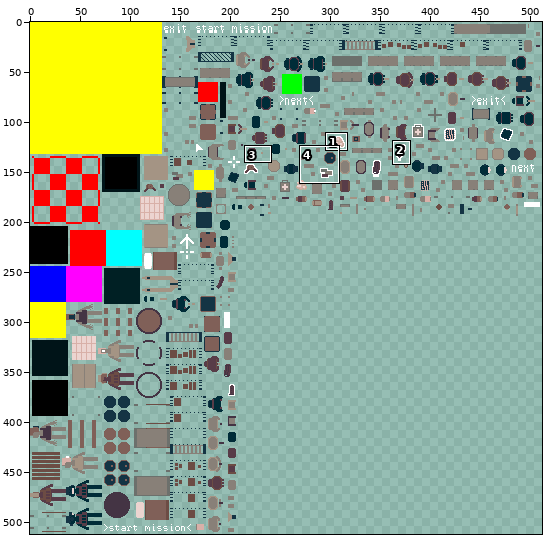
Sprite sheet: game-design-final/html5game/GameDesign_prototype_texture_0.png. Above: a wide view before the commit, with the close-up outlined.
Close-up. Old version:
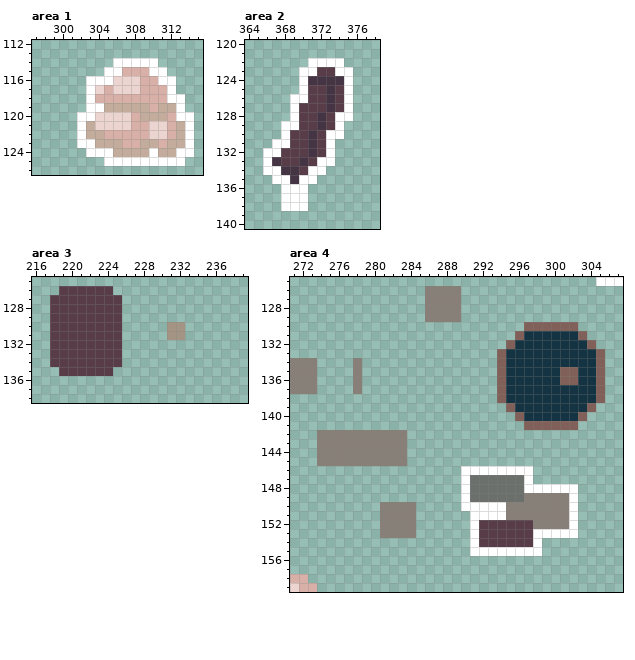
The file is 512x512 pixels. Colours within 5 levels of each other are drawn and written as one. Shown: area 1: x 297..315, y 112..126; area 2: x 364..378, y 120..140; area 3: x 216..239, y 125..138; area 4: x 271..307, y 125..159. The commit also changed other parts of the picture, which this record leaves out.
And afterwards:
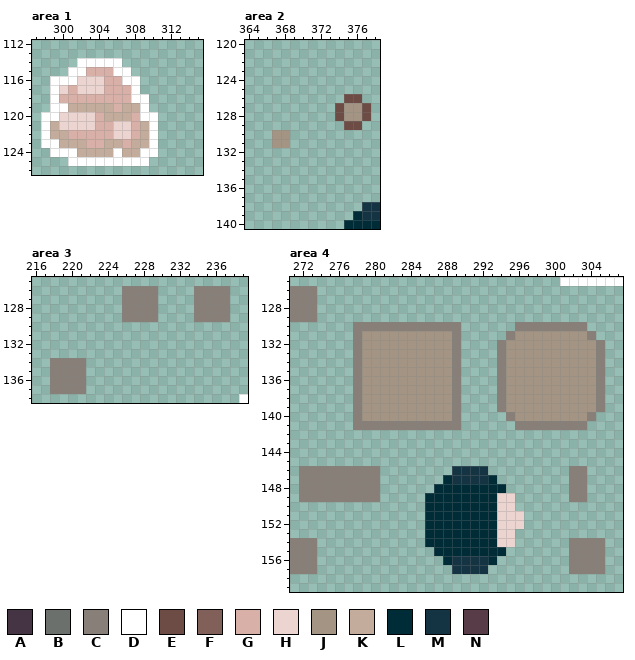
Palette (. is transparent): A #443444  B #6c706c  C #888078  D #ffffff  E #6c4c44  F #806058  G #d8b0a8  H #ecd4d0  J #a49484  K #c4ac9c  L #002c38  M #143444  N #583c48
What changed:
--- area 1
@@ x 297..315 @@
 113 ...................
-114 .........DDDDD.....
-115 ........DDGGGDD....
-116 ......DDDHHHGGDD...
-117 ......DHGHHHGGGD...
-118 ......DGGGGGGGGDD..
-119 ......DDKKKKKGKKD..
-120 .....DDHHHHGKKKGDD.
-121 .....DKHHHHGGHHGKD.
-122 .....DKKGGGGGHHGKD.
-123 .....DDKKKGGKKGKKD.
-124 ......DDDKKKKDKKDD.
-125 ........DDDDDDDDD..
+114 .....DDDDD.........
+115 ....DDGGGDD........
+116 ..DDDHHHGGDD.......
+117 ..DHGHHHGGGD.......
+118 ..DGGGGGGGGDD......
+119 ..DDKKKKKGKKD......
+120 .DDHHHHGKKKGDD.....
+121 .DKHHHHGGHHGKD.....
+122 .DKKGGGGGHHGKD.....
+123 .DDKKKGGKKGKKD.....
+124 ..DDDKKKKDKKDD.....
+125 ....DDDDDDDDD......
 126 ...................
--- area 2
@@ x 364..378 @@
 121 ...............
-122 .......DDDD....
-123 ......DDNNDD...
-124 ......DAAAAD...
-125 ......DNNAND...
-126 .....DDNNAND...
-127 .....DNNNAND...
-128 .....DNNANDD...
-129 ....DDNNAND....
-130 ....DNNANDD....
-131 ...DDNNAND.....
-132 ..DDNNNAND.....
-133 ..DANNANDD.....
-134 ..DDAANDD......
-135 ...DDADD.......
-136 ....DDD........
-137 ....DDD........
-138 ....DDD........
-139 ...............
-140 ...............
+122 ...............
+123 ...............
+124 ...............
+125 ...............
+126 ...........EE..
+127 ..........EJJE.
+128 ..........EJJE.
+129 ...........EE..
+130 ...JJ..........
+131 ...JJ..........
+132 ...............
+133 ...............
+134 ...............
+135 ...............
+136 ...............
+137 ...............
+138 .............MM
+139 ............LMM
+140 ...........LLLL
--- area 3
@@ x 216..239 @@
 125 ........................
-126 ...NNNNNN...............
-127 ..NNNNNNNN..............
-128 ..NNNNNNNN..............
-129 ..NNNNNNNN..............
-130 ..NNNNNNNN.....JJ.......
-131 ..NNNNNNNN.....JJ.......
-132 ..NNNNNNNN..............
-133 ..NNNNNNNN..............
-134 ..NNNNNNNN..............
-135 ...NNNNNN...............
-136 ........................
-137 ........................
-138 ........................
+126 ..........CCCC....CCCC..
+127 ..........CCCC....CCCC..
+128 ..........CCCC....CCCC..
+129 ..........CCCC....CCCC..
+130 ........................
+131 ........................
+132 ........................
+133 ........................
+134 ..CCCC..................
+135 ..CCCC..................
+136 ..CCCC..................
+137 ..CCCC..................
+138 .......................D
--- area 4
@@ x 271..307 @@
-125 ..................................DDD
-126 ...............CCCC..................
-127 ...............CCCC..................
-128 ...............CCCC..................
-129 ...............CCCC..................
-130 ..........................FFFFFF.....
-131 .........................FMMMMMMF....
-132 ........................FMMMMMMMMF...
-133 .......................FMMMMMMMMMMF..
-134 CCC....C...............FMMMMMMMMMMF..
-135 CCC....C...............FMMMMMMFFMMF..
-136 CCC....C...............FMMMMMMFFMMF..
-137 CCC....C...............FMMMMMMMMMMF..
-138 .......................FMMMMMMMMMMF..
-139 ........................FMMMMMMMMF...
-140 .........................FMMMMMMF....
-141 ..........................FFFFFF.....
-142 ...CCCCCCCCCC........................
-143 ...CCCCCCCCCC........................
-144 ...CCCCCCCCCC........................
-145 ...CCCCCCCCCC........................
-146 ...................DDDDDDDD..........
-147 ...................DBBBBBBD..........
-148 ...................DBBBBBBDDDDDD.....
-149 ...................DBBBBBBCCCCCD.....
-150 ..........CCCC.....DDDDDCCCCCCCD.....
-151 ..........CCCC......DDDDCCCCCCCD.....
-152 ..........CCCC......DNNNNNNCCCCD.....
-153 ..........CCCC......DNNNNNNDDDDD.....
-154 ....................DNNNNNND.........
-155 ....................DDDDDDDD.........
-156 .....................................
-157 .....................................
-158 GG...................................
-159 HGG..................................
+125 ..............................DDDDDDD
+126 CCC..................................
+127 CCC..................................
+128 CCC..................................
+129 CCC..................................
+130 .......CCCCCCCCCCCC......CCCCCCCC....
+131 .......CJJJJJJJJJJC.....CJJJJJJJJC...
+132 .......CJJJJJJJJJJC....CJJJJJJJJJJC..
+133 .......CJJJJJJJJJJC....CJJJJJJJJJJC..
+134 .......CJJJJJJJJJJC....CJJJJJJJJJJC..
+135 .......CJJJJJJJJJJC....CJJJJJJJJJJC..
+136 .......CJJJJJJJJJJC....CJJJJJJJJJJC..
+137 .......CJJJJJJJJJJC....CJJJJJJJJJJC..
+138 .......CJJJJJJJJJJC....CJJJJJJJJJJC..
+139 .......CJJJJJJJJJJC....CJJJJJJJJJJC..
+140 .......CJJJJJJJJJJC.....CJJJJJJJJC...
+141 .......CCCCCCCCCCCC......CCCCCCCC....
+142 .....................................
+143 .....................................
+144 .....................................
+145 .....................................
+146 .CCCCCCCCC........MMMM.........CC....
+147 .CCCCCCCCC.......LMMMML........CC....
+148 .CCCCCCCCC......LLLLLLLL.......CC....
+149 .CCCCCCCCC.....LLLLLLLLHH......CC....
+150 ...............LLLLLLLLHH............
+151 ...............LLLLLLLLHHH...........
+152 ...............LLLLLLLLHHH...........
+153 ...............LLLLLLLLHH............
+154 CCC............LLLLLLLLHH......CCCC..
+155 CCC.............LLLLLLLL.......CCCC..
+156 CCC..............LMMMML........CCCC..
+157 CCC...............MMMM.........CCCC..
+158 .....................................
+159 .....................................
Where, in picture pixels (left, top, right, bottom), the same in both close-ups:
changed: (41, 58, 194, 166)
changed: (263, 58, 380, 229)
changed: (50, 286, 230, 394)
added: (239, 394, 248, 403)
changed: (290, 277, 605, 592)
